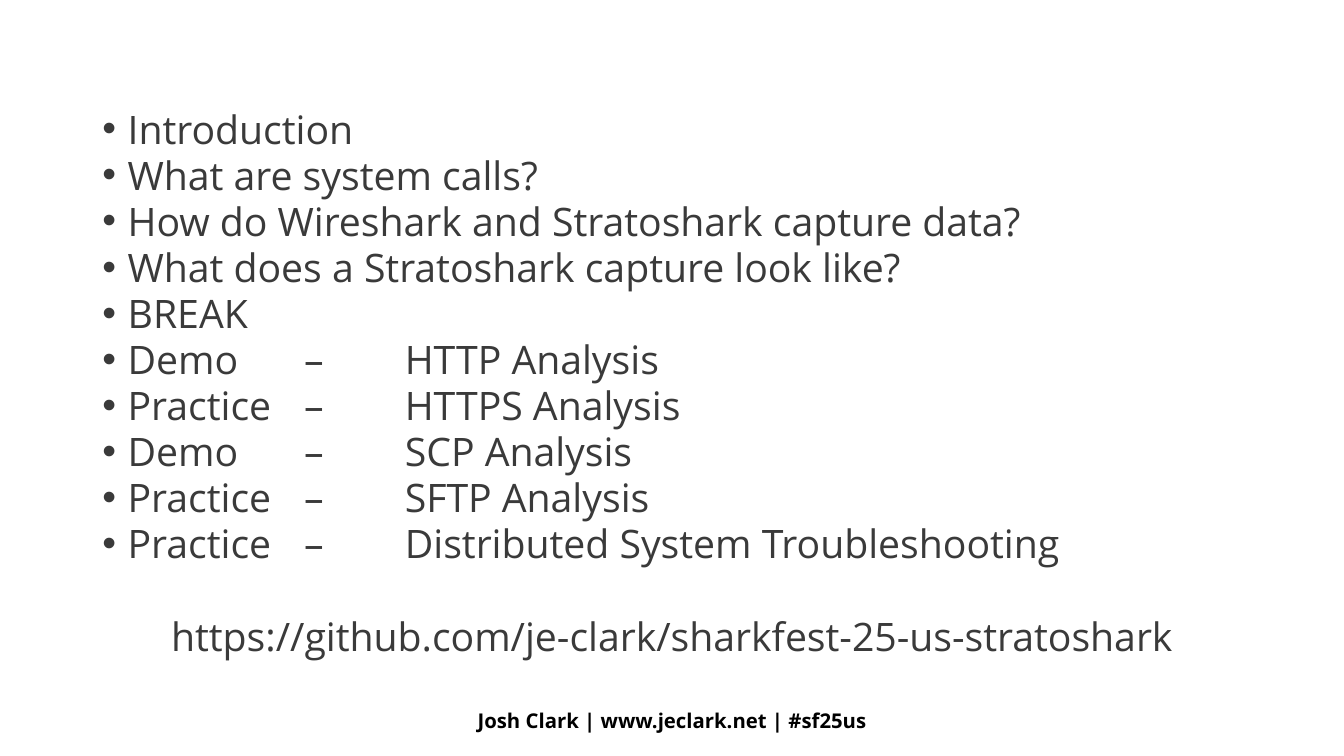
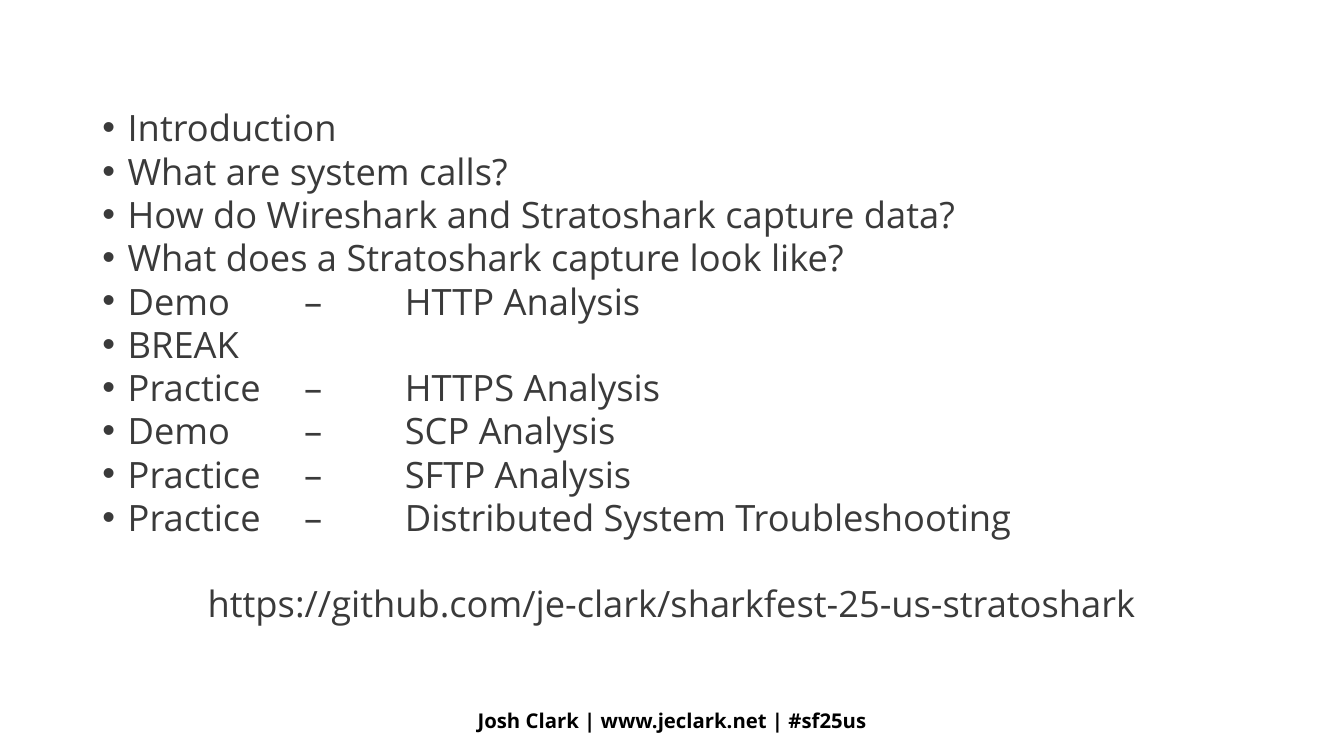
Before and after one commit to je-clark/sharkfest-25-us-stratoshark, a slide deck: slide 2 of syscall_spelunker_slides.pptx. Drawn at 1344x756 pixels with LibreOffice and Linux fonts; fonts in the diff are those of the drawing; background and template pictures are left out. Boxes give left, top, right and bottom in pixels: in the first picture for what was removed or moved away, otherwise in the second. Text is boxed around its words. In the diff, an @@ line names an element or a change of style, - is before the commit and + after.

Commit message:
minor slide updates

```diff
--- a/syscall_spelunker_slides.pptx
+++ b/syscall_spelunker_slides.pptx
@@ text at bbox=[128, 113, 1136, 626]: size 28 to 25.9 pt @@
@@ text at bbox=[128, 287, 641, 324]: paragraph added @@
+• Demo – HTTP Analysis
@@ text at bbox=[128, 344, 659, 384]: paragraph removed @@
-• Demo – HTTP Analysis
```
Also in this commit, not shown: 4 other slides changed, 1 other file.
